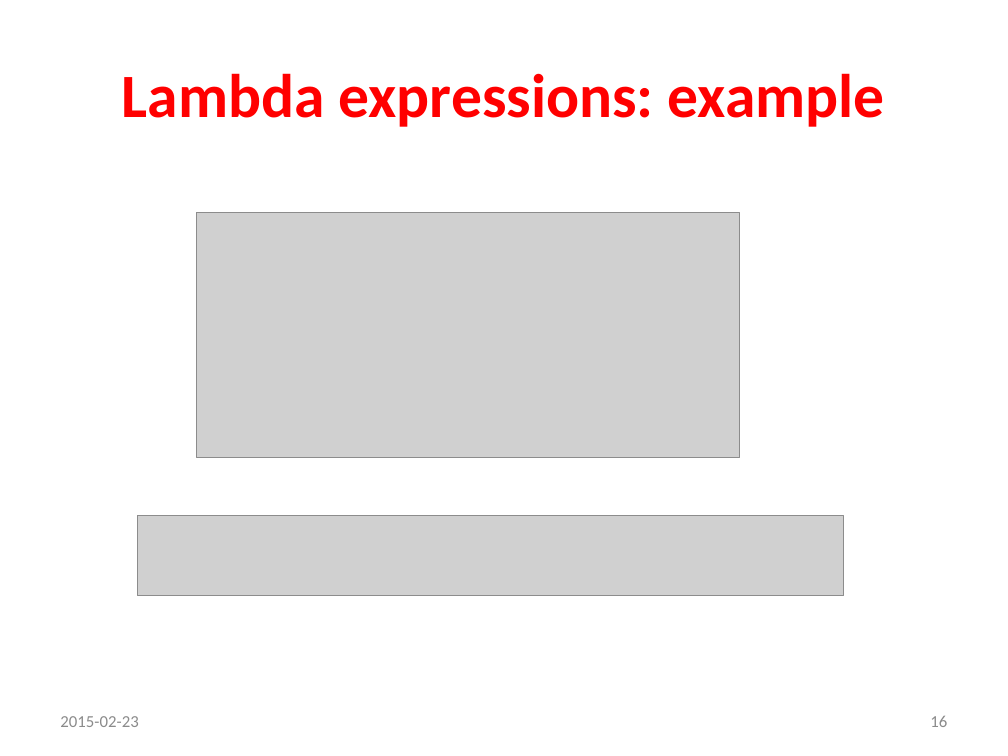
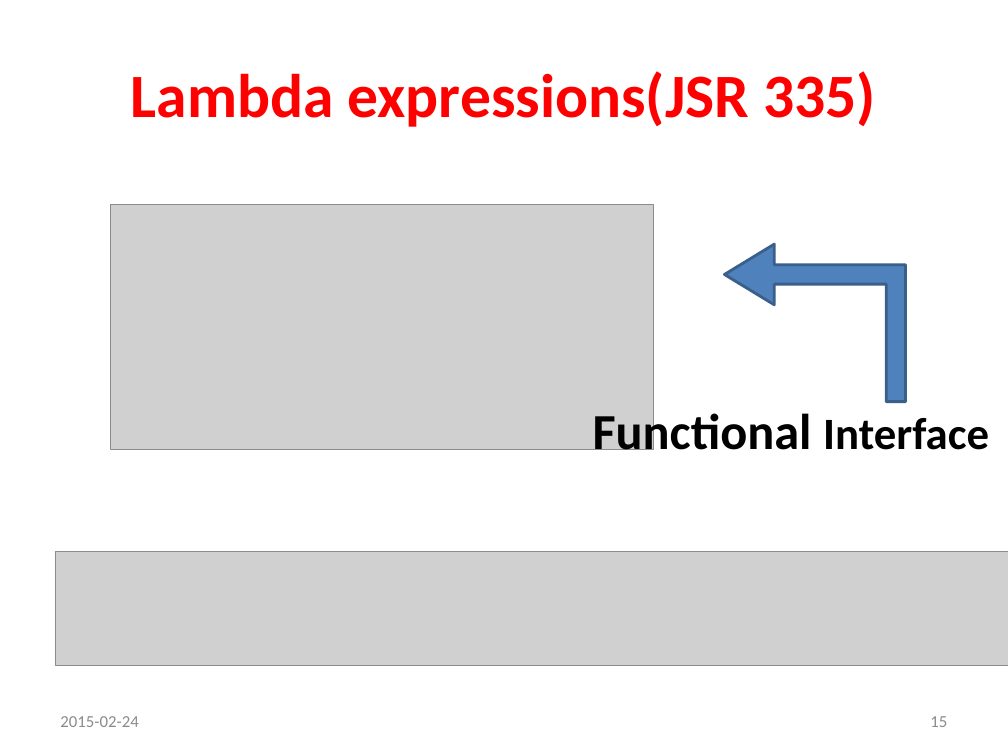
Before and after one commit to p-zalejko/jug_java8, a slide deck: slide 15 of jug.zg.java8/Java 8_prezentacja.ppsx (slide 16 before the commit). Drawn at 1008x756 pixels with LibreOffice and Linux fonts; fonts in the diff are those of the drawing; grey boxes stand for pictures. Boxes give left, top, right and bottom in pixels: in the first picture for what was removed or moved away, otherwise in the second. Text is boxed around its words. In the diff, an @@ line names an element or a change of style, - is before the commit and + after.

Commit message:
updated examples

```diff
--- a/jug.zg.java8/Java 8_prezentacja.ppsx
+++ b/jug.zg.java8/Java 8_prezentacja.ppsx
@@ title at [131, 71, 876, 127]: text changed @@
-Lambda expressions: example
+Lambda expressions(JSR 335)
@@ picture: place and size @@
-picture at [197, 213, 740, 458]
+picture at [110, 205, 653, 450]
@@ bent up arrow added at [724, 244, 905, 401], fill #4F81BD, outline #3A5F8C 2 pt @@
@@ text added at [593, 407, 989, 450], 36 pt, text #000000, bold @@
+Functional Interface
@@ picture: place and size @@
-picture at [137, 516, 844, 596]
+picture at [55, 551, 1008, 665]
@@ text at [60, 716, 138, 727]: text changed @@
-2015-02-23
+2015-02-24
@@ page number at [930, 716, 947, 727]: text changed @@
-16
+15
```
Also in this commit, not shown: 28 other slides changed, 5 other files.
